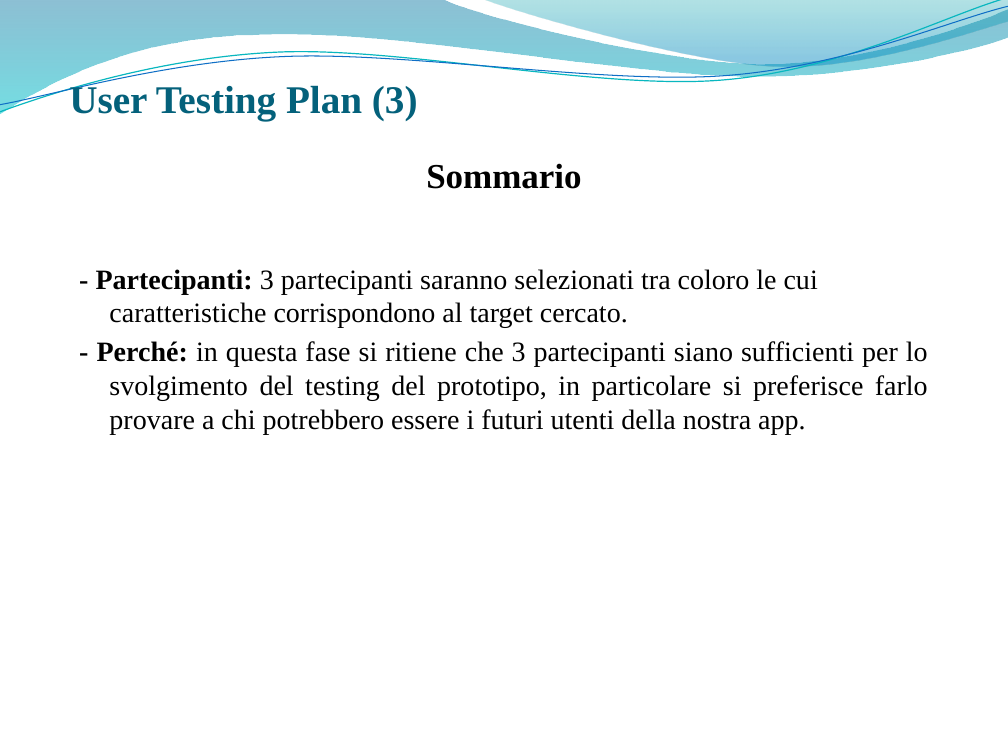
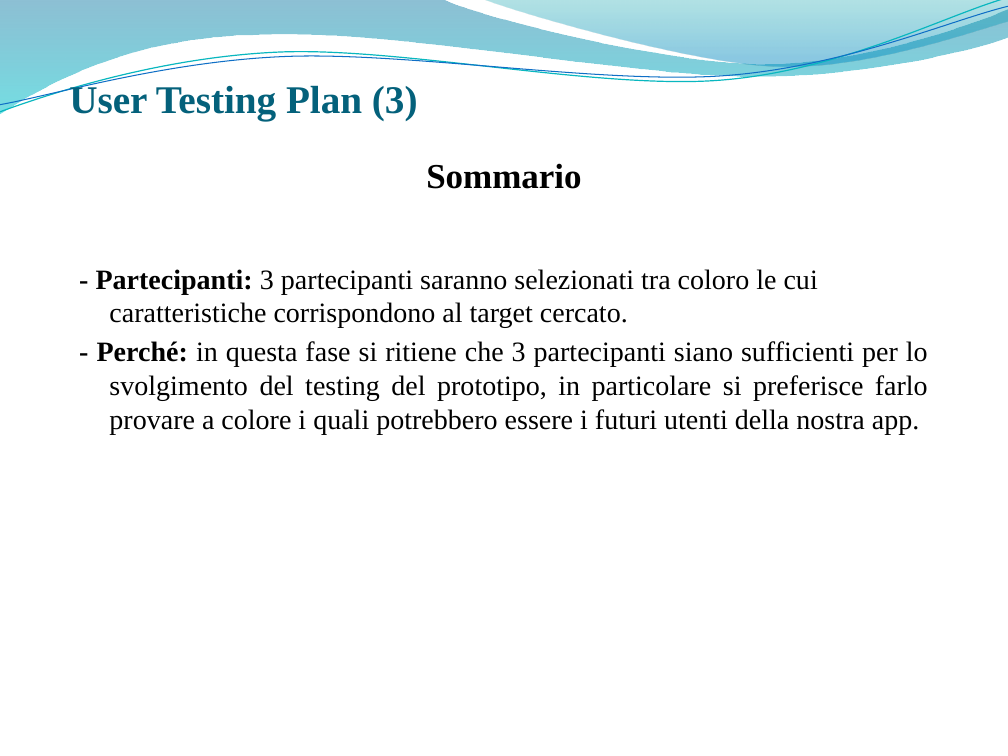
Before and after one commit to giusmastro91/Cognitive-systems, a slide deck: slide 8 of Prova_6_RisultatiValutazione/Leone_Mastrosimone_PresentazioneProgetto.pptx. Drawn at 1008x756 pixels with LibreOffice and Linux fonts; fonts in the diff are those of the drawing; background and template pictures are left out. Boxes give left, top, right and bottom in pixels: in the first picture for what was removed or moved away, otherwise in the second. Text is boxed around its words. In the diff, an @@ line names an element or a change of style, - is before the commit and + after.

```diff
--- a/Prova_6_RisultatiValutazione/Leone_Mastrosimone_PresentazioneProgetto.pptx
+++ b/Prova_6_RisultatiValutazione/Leone_Mastrosimone_PresentazioneProgetto.pptx
@@ text at [97,341,928,434]: text changed @@
-- Perché: in questa fase si ritiene che 3 partecipanti siano sufficienti per lo svolgimento del testing del prototipo, in particolare si preferisce farlo provare a chi potrebbero essere i futuri utenti della nostra app.
+- Perché: in questa fase si ritiene che 3 partecipanti siano sufficienti per lo svolgimento del testing del prototipo, in particolare si preferisce farlo provare a colore i quali potrebbero essere i futuri utenti della nostra app.
```
Also in this commit, not shown: 2 other slides changed.
